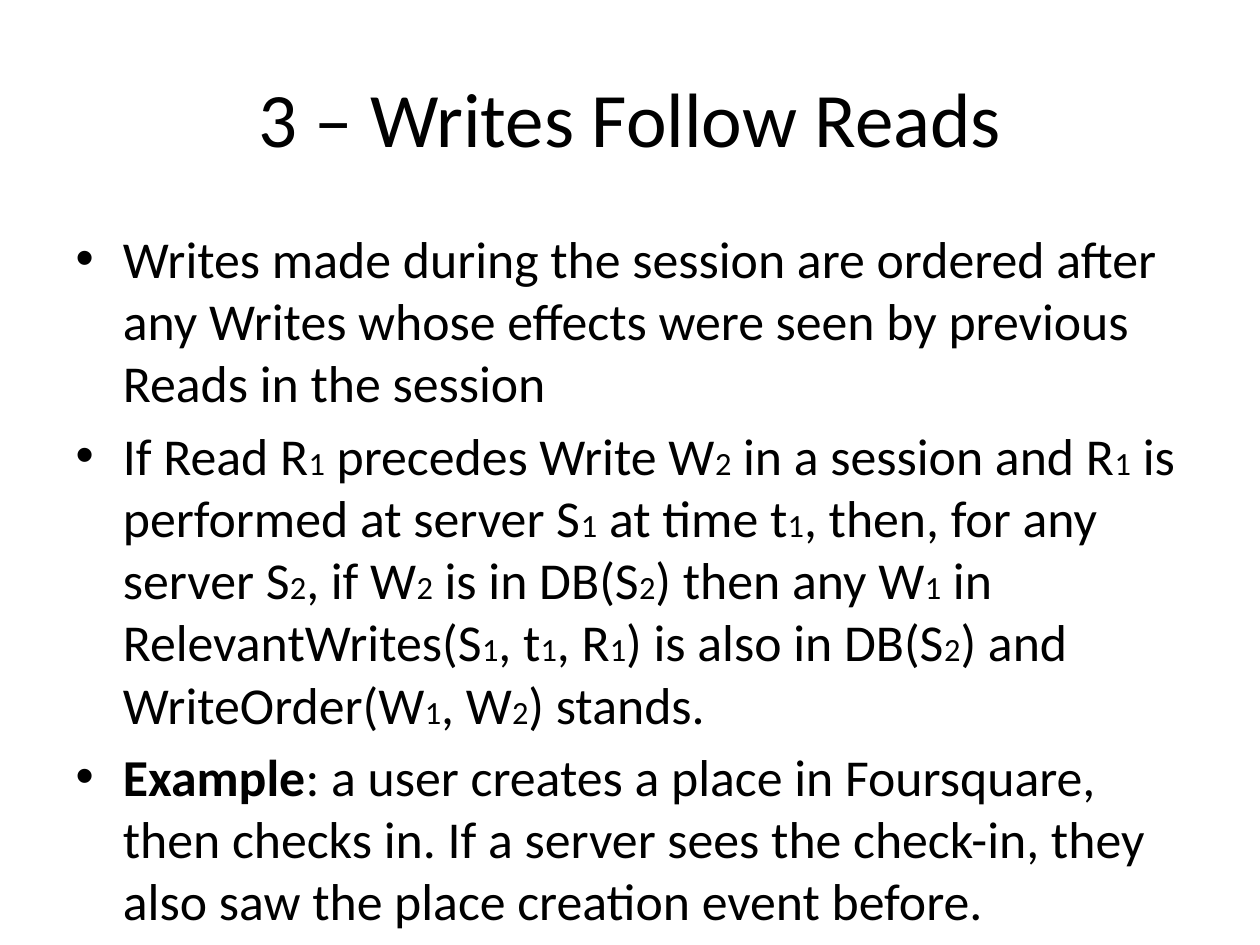
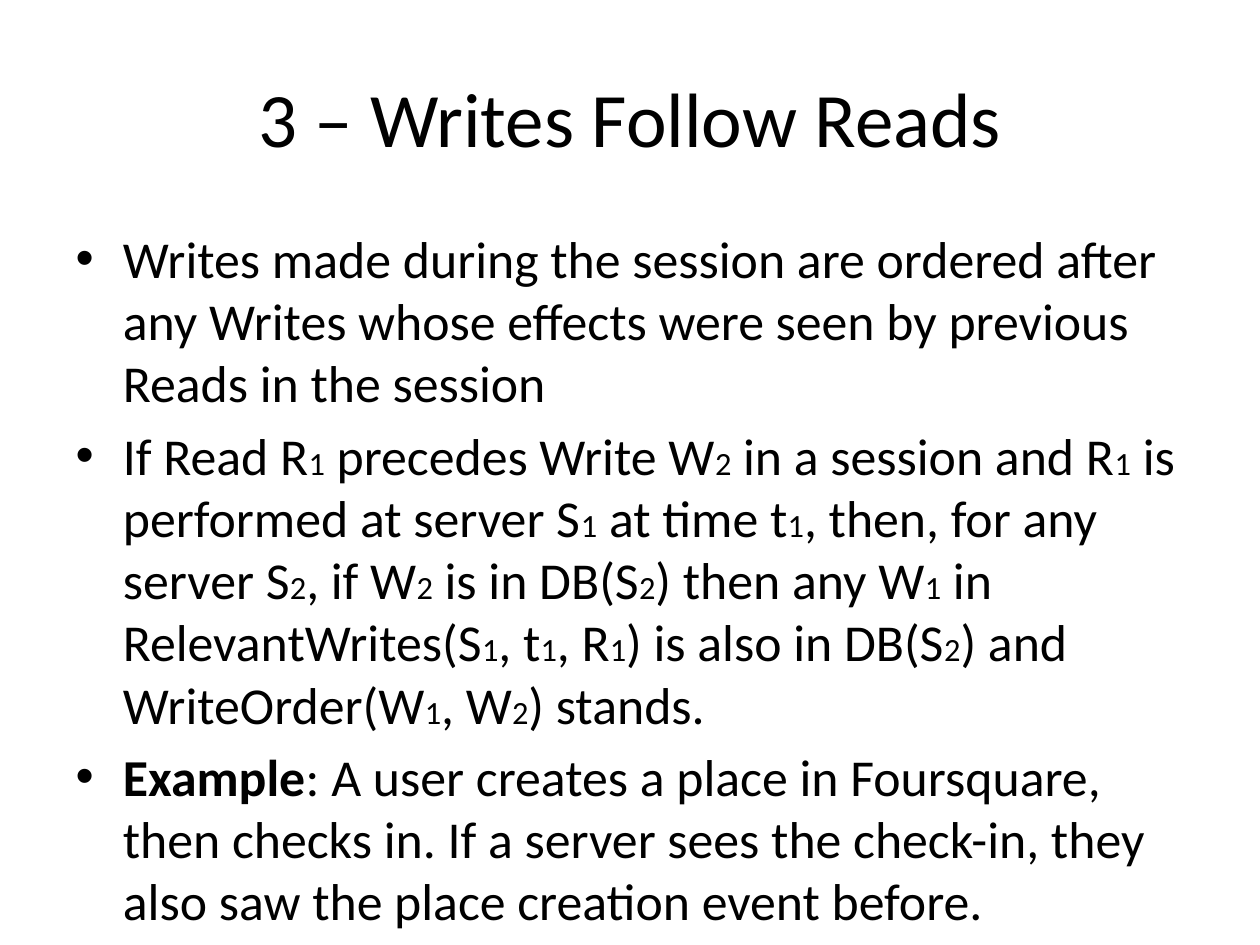
Before and after one commit to balidani/bomberman, a slide deck: slide 15 of presentation/slides_daniel.pptx (slide 13 before the commit). Drawn at 1260x945 pixels with LibreOffice and Linux fonts; fonts in the diff are those of the drawing. Boxes give left, top, right and bottom in pixels: in the first picture for what was removed or moved away, otherwise in the second. Text is boxed around its words. In the diff, an @@ line names an element or a change of style, - is before the commit and + after.

```diff
--- a/presentation/slides_daniel.pptx
+++ b/presentation/slides_daniel.pptx
@@ text at [123,759,1144,929]: text changed @@
-• Example: a user creates a place in Foursquare, then checks in. If a server sees the check-in, they also saw the place creation event before.
+• Example: A user creates a place in Foursquare, then checks in. If a server sees the check-in, they also saw the place creation event before.
```
Also in this commit, not shown: 3 other slides changed, 5 slides added, 1 slide removed.
